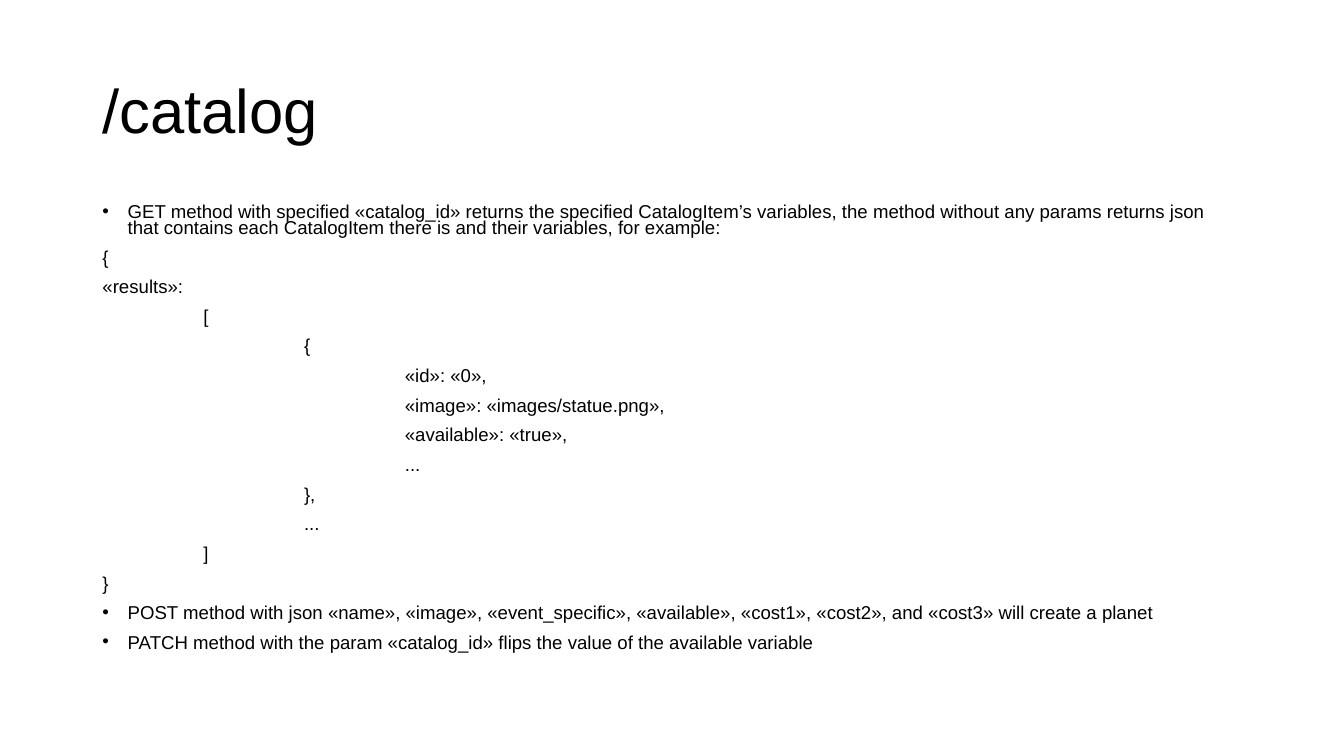
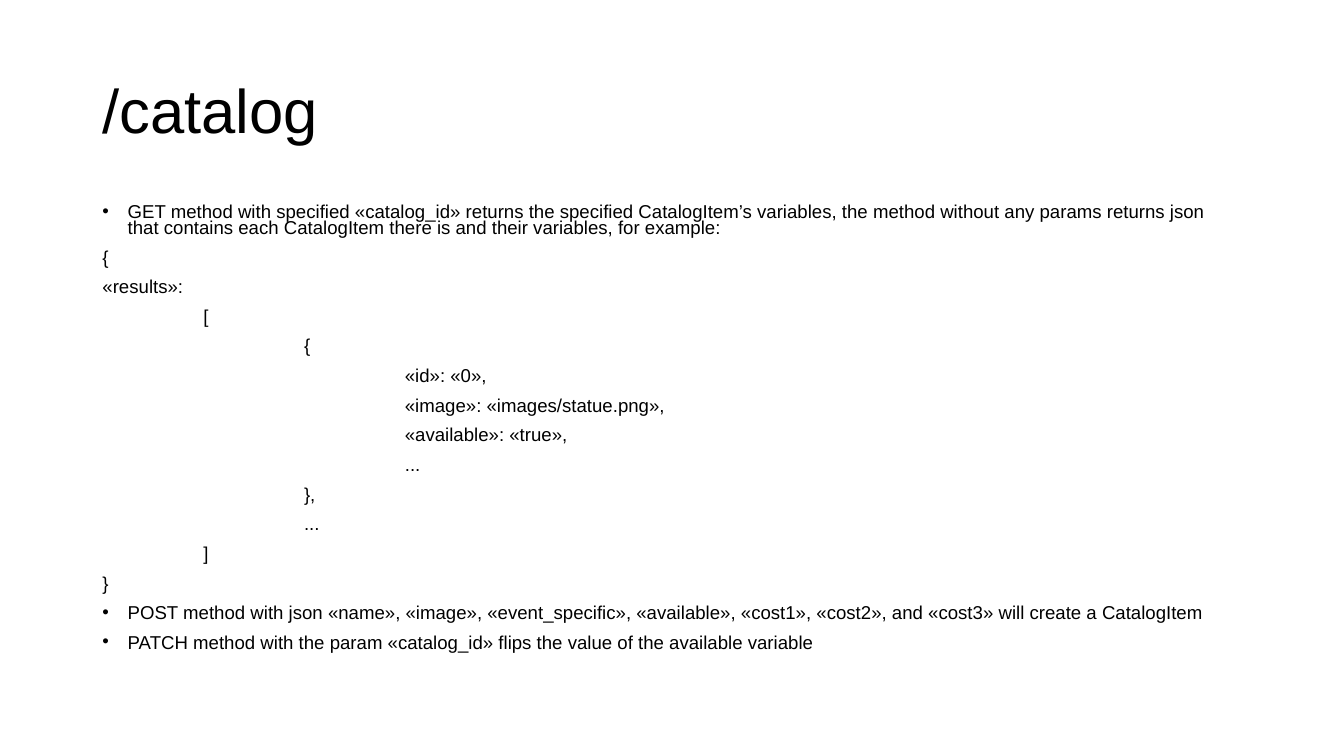
Before and after one commit to gmfk07/iu2018-backend, a slide deck: slide 26 of iu-spec-backend.pptx (slide 24 before the commit). Drawn at 1344x756 pixels with LibreOffice and Linux fonts; fonts in the diff are those of the drawing. Boxes give left, top, right and bottom in pixels: in the first picture for what was removed or moved away, otherwise in the second. Text is boxed around its words. In the diff, an @@ line names an element or a change of style, - is before the commit and + after.

```diff
--- a/iu-spec-backend.pptx
+++ b/iu-spec-backend.pptx
@@ text at (128, 605, 1202, 623): text changed @@
-• POST method with json «name», «image», «event_specific», «available», «cost1», «cost2», and «cost3» will create a planet
+• POST method with json «name», «image», «event_specific», «available», «cost1», «cost2», and «cost3» will create a CatalogItem
```
Also in this commit, not shown: 3 other slides changed, 4 slides added, 5 other files.
